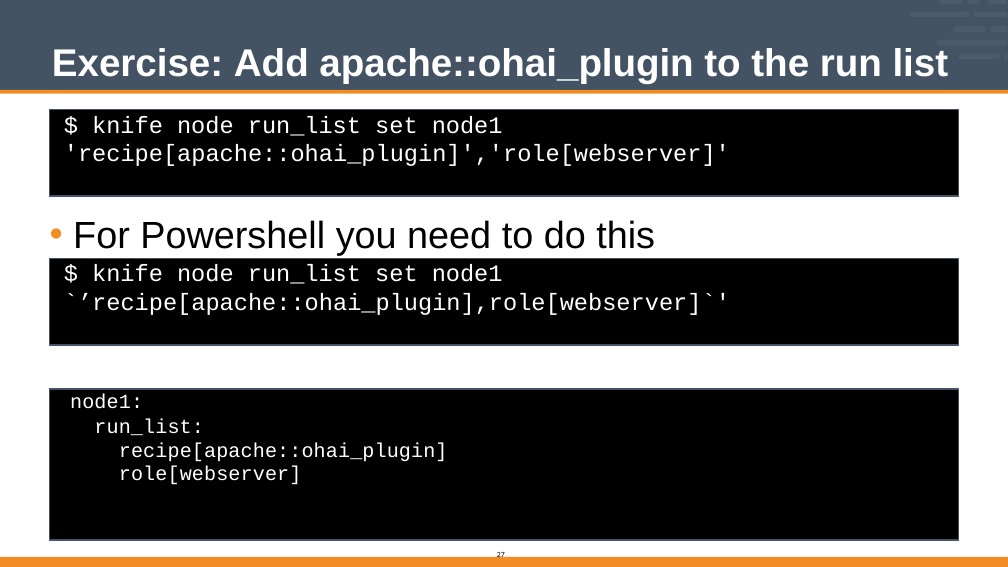
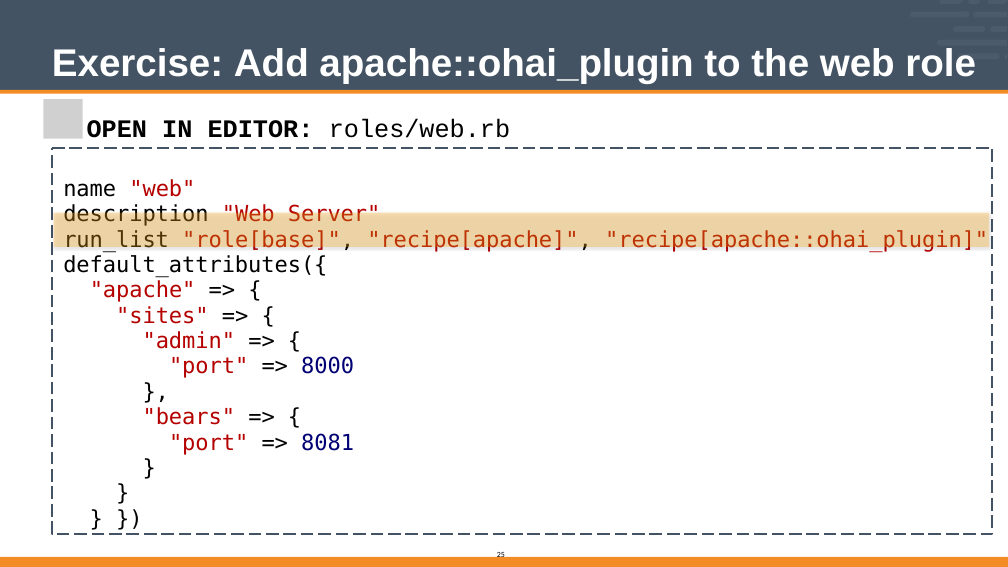
Before and after one commit to vinyar/chef-intermediate, a slide deck: slide 25 of Modules/06-Chef_Intermediate.pptx (slide 27 before the commit). Drawn at 1008x567 pixels with LibreOffice and Linux fonts; fonts in the diff are those of the drawing; grey boxes stand for pictures. Boxes give left, top, right and bottom in pixels: in the first picture for what was removed or moved away, otherwise in the second. Text is boxed around its words. In the diff, an @@ line names an element or a change of style, - is before the commit and + after.

```diff
--- a/Modules/06-Chef_Intermediate.pptx
+++ b/Modules/06-Chef_Intermediate.pptx
@@ title at box(52, 48, 976, 84): text changed @@
-Exercise: Add apache::ohai_plugin to the run list
+Exercise: Add apache::ohai_plugin to the web role
@@ picture added at box(43, 99, 82, 138) @@
@@ rectangle removed at box(50, 109, 959, 196) @@
-$ knife node run_list set node1 'recipe[apache::ohai_plugin]','role[webserver]'
@@ text added at box(87, 119, 510, 138), 32 pt, text #000000, bold @@
+OPEN IN EDITOR: roles/web.rb
@@ freeform shape added at box(52, 148, 992, 539), fill #FFFFFF, 28 pt, text #B50000 @@
+name "web"
+description "Web Server"
+run_list "role[base]", "recipe[apache]", "recipe[apache::ohai_plugin]"
+default_attributes({
+"apache" => {
+"sites" => {
+"admin" => {
+"port" => 8000
+},
+"bears" => {
+"port" => 8081
+}
+}
+} })
@@ freeform shape added at box(52, 148, 992, 534), outline #435363 2 pt dashed @@
@@ rectangle added at box(54, 213, 989, 247), fill #FFAB13 at 30% opacity @@
@@ text removed at box(73, 220, 655, 256) @@
-• For Powershell you need to do this
@@ rectangle removed at box(50, 259, 959, 345) @@
-$ knife node run_list set node1
-`’recipe[apache::ohai_plugin],role[webserver]`'
@@ rectangle removed at box(50, 389, 959, 540) @@
-node1:
-run_list: recipe[apache::ohai_plugin] role[webserver]
```
Also in this commit, not shown: 36 other slides changed, 11 slides removed.
